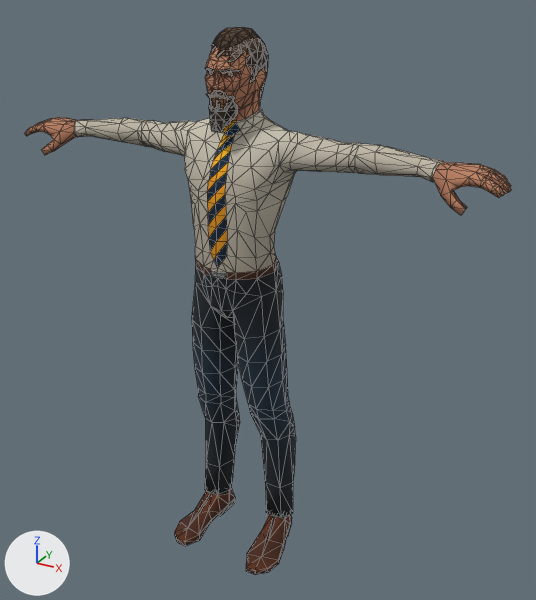
An edit to the glTF model game/assets/people/tcp_male_character_07.glb, drawn before and after from the same camera.
Both versions are drawn from a 50 mm lens placed at (1.32, -2.17, 2.17), pointed at (0.1, 0.05, 1.06). Arrows for +X, +Y and +Z are at lower left; the lights stay in place. The first picture is the older version. Mesh edges are drawn as thin lines. Vertices at exactly the same position are counted once.

In view in the first picture: 'tcp_male_character_07_body'.
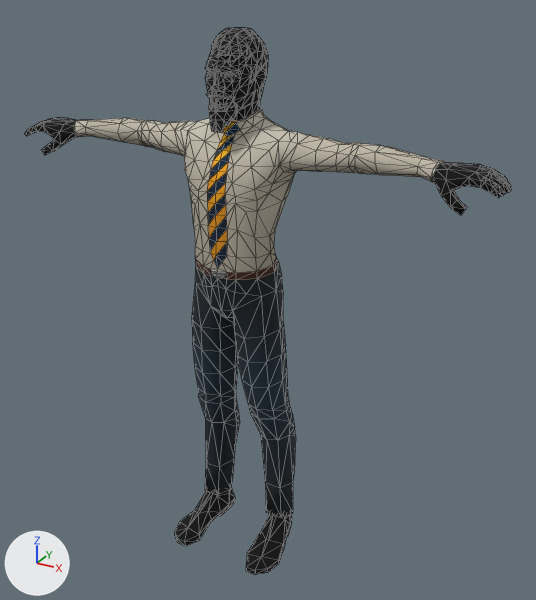
The change, as a list of edits to the scene's bpy script:
```text
Change mat_tcp_atlas_1a_d:
    add n3 = _N.new('ShaderNodeMix'); n3.name = 'Mix'
    add n3.data_type = 'RGBA'
    add n3.blend_type = 'MULTIPLY'
    add n3.inputs[0].default_value = 1.0  # 'Factor'
    add n4 = _N.new('ShaderNodeVertexColor'); n4.name = 'Color Attribute'
    where n2 = _N.new('ShaderNodeTexImage'); n2.name = 'Image Texture'
    where n0 = _N.new('ShaderNodeBsdfPrincipled'); n0.name = 'Principled BSDF'
    remove _L.new(n2.outputs[0], n0.inputs[0])  # 'Color' to 'Base Color'
    add _L.new(n3.outputs[2], n0.inputs[0])  # 'Result' to 'Base Color'
    add _L.new(n4.outputs[0], n3.inputs[7])  # 'Color' to 'B'
    add _L.new(n2.outputs[0], n3.inputs[6])  # 'Color' to 'A'
Change me_tcp_male_character_07_body:
    where me_tcp_male_character_07_body.from_pydata(...)  # 1321 vertices, 2535 faces; spans x -0.93..0.93, y -0.22..0.15, z 0.0..2.01
    used by ob_tcp_male_character_07_body; location = (0.0, 0.0, 0.0)
    me_tcp_male_character_07_body part 1: 9 kept faces spanning x -0.08..0.08, y -0.11..0.13, z 1.76..1.98 get new texture (UV) coordinates
```

Location of each change, [x1, y1, x2, y2] in pixels of the pictures (536 x 600 px):
'tcp_male_character_07_body', recoloured, surface changed: [25, 27, 512, 575] in both
part 1 of me_tcp_male_character_07_body, surface changed: after [209, 52, 267, 107]
